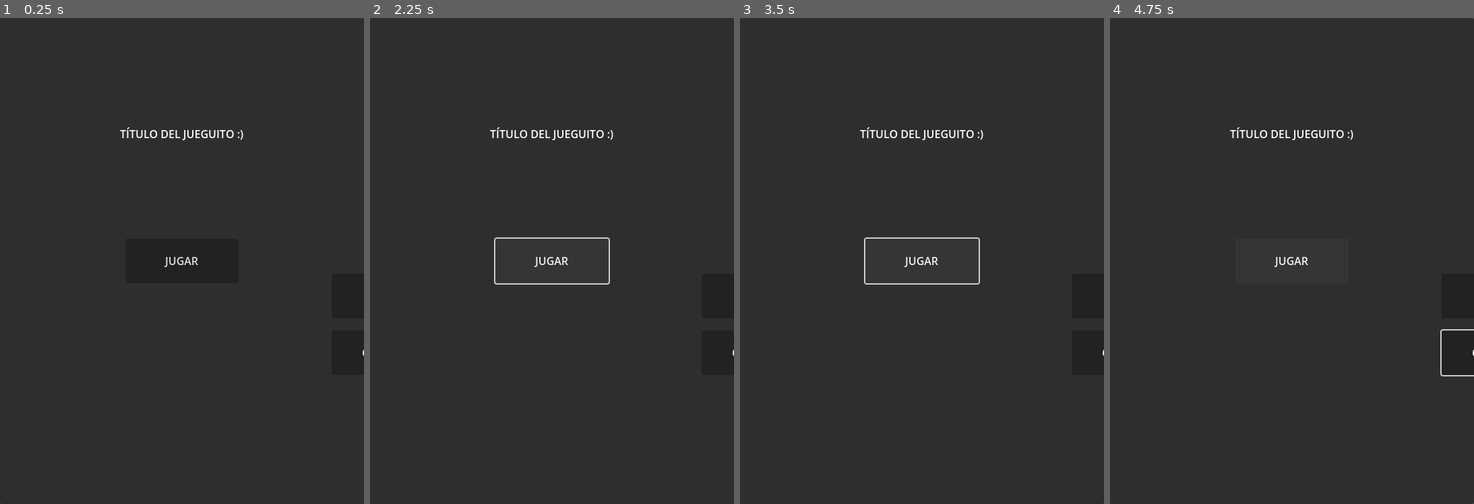
Above: before the commit, frames 1-4 (left to right).
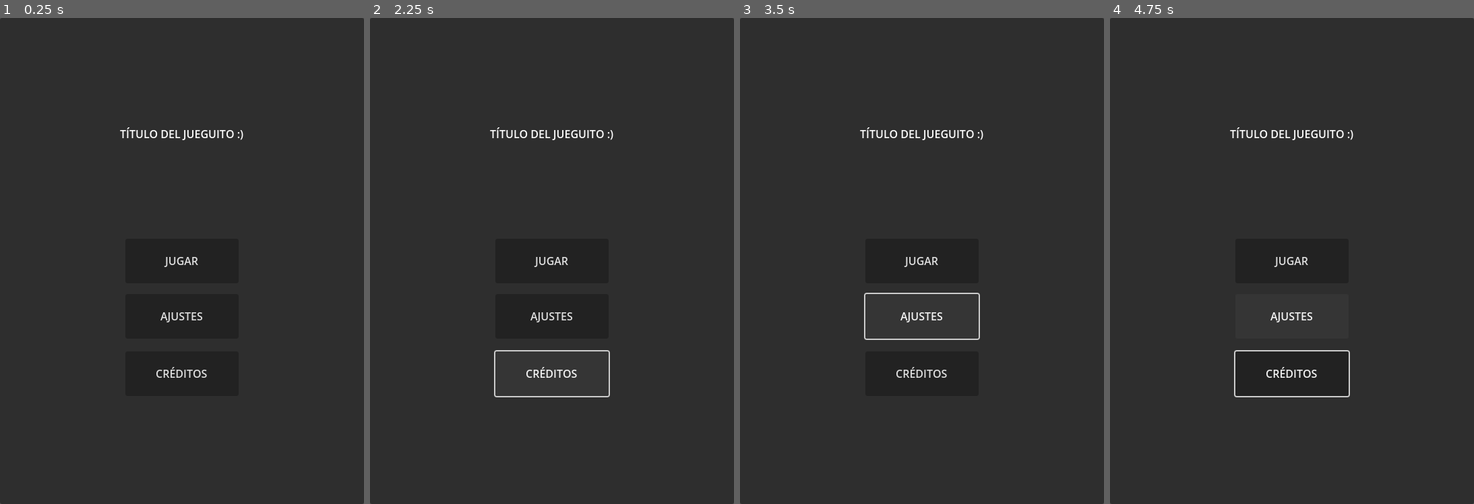
Above: after the commit, the same moments.

Repository: Beltenebr0s/LevelUpGameJam2025
Game: Godot game, scene res://scenes/main_menu.tscn
Two runs of this game, one before a commit and one after it. Both use one fixed random seed, a clock stepped at 60 frames per second and the inputs below.
Inputs:
- Up to frame 1 (0.25 s): no input
- Up to frame 2 (2.25 s): click "JUGAR" at 0.5 s; click "JUGAR" at 1.25 s; click "JUGAR" (after the commit: "CRÉDITOS") at 2 s
- Up to frame 3 (3.5 s): click "JUGAR" (after the commit: "AJUSTES") at 2.75 s
- Up to frame 4 (4.75 s): hold Right (ui_right) 3.53-4.28 s; hold Down (ui_down) from 4.28 s (still down)

The runs differ from the first frame. In frame 1, 0.2% of the frame differs, in the area x 42-100%, y 60-75%; in frame 2, 0.7%, in the area x 34-100%, y 45-79%; in frame 3, 0.7%; in frame 4, 0.6%.

Commit message:
Corregir las posiciones del menú al nuevo viewport

Diff:
--- a/scenes/main_menu.tscn
+++ b/scenes/main_menu.tscn
@@ -1,6 +1,7 @@
-[gd_scene load_steps=2 format=3 uid="uid://dq7n45cxgiq3t"]
+[gd_scene load_steps=3 format=3 uid="uid://dq7n45cxgiq3t"]
 
 [ext_resource type="Script" uid="uid://dk6qgiud5ogi5" path="res://addons/navigationbutton/nav_btn.gd" id="1_l6cm7"]
+[ext_resource type="Script" uid="uid://d5cmtqt47mye" path="res://addons/transitionmanager/trans_mgr.gd" id="2_ekxnf"]
 
 [node name="MainMenu" type="Control"]
 layout_mode = 3
@@ -47,27 +48,42 @@
 grow_vertical = 2
 text = "JUGAR"
 script = ExtResource("1_l6cm7")
-has_transition = null
 metadata/_custom_type_script = "uid://dk6qgiud5ogi5"
 
 [node name="Settings" type="Button" parent="."]
-layout_mode = 0
-offset_left = 492.0
-offset_top = 379.0
-offset_right = 660.0
-offset_bottom = 445.0
+layout_mode = 1
+anchors_preset = 8
+anchor_left = 0.5
+anchor_top = 0.5
+anchor_right = 0.5
+anchor_bottom = 0.5
+offset_left = -84.0
+offset_top = 49.0
+offset_right = 84.0
+offset_bottom = 115.0
+grow_horizontal = 2
+grow_vertical = 2
 text = "AJUSTES"
 script = ExtResource("1_l6cm7")
-has_transition = null
 metadata/_custom_type_script = "uid://dk6qgiud5ogi5"
 
 [node name="Credits" type="Button" parent="."]
-layout_mode = 0
-offset_left = 492.0
-offset_top = 463.0
-offset_right = 660.0
-offset_bottom = 529.0
+layout_mode = 1
+anchors_preset = 8
+anchor_left = 0.5
+anchor_top = 0.5
+anchor_right = 0.5
+anchor_bottom = 0.5
+offset_left = -84.0
+offset_top = 134.0
+offset_right = 84.0
+offset_bottom = 200.0
+grow_horizontal = 2
+grow_vertical = 2
 text = "CRÉDITOS"
 script = ExtResource("1_l6cm7")
-has_transition = null
 metadata/_custom_type_script = "uid://dk6qgiud5ogi5"
+
+[node name="TransitionManager" type="AnimationPlayer" parent="."]
+script = ExtResource("2_ekxnf")
+metadata/_custom_type_script = "uid://d5cmtqt47mye"
